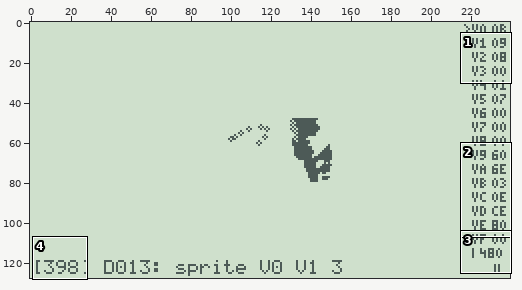
Sprite sheet -- screenshot.png. Above: a wide view before the commit, with the close-up outlined.
Close-up. Before the commit:
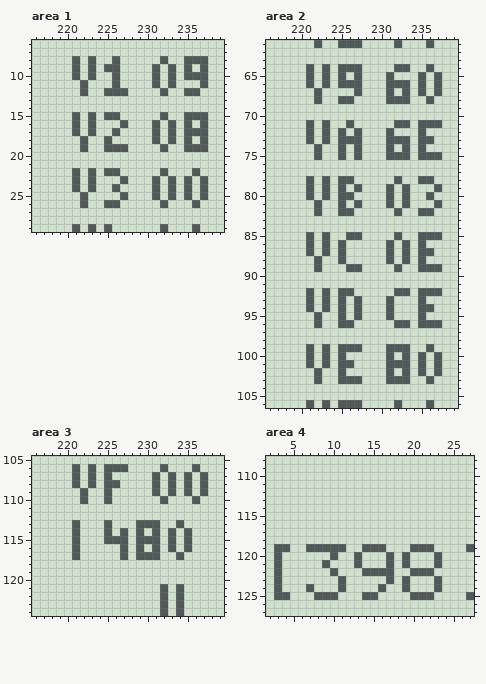
The file is 480x256 pixels, drawn in blocks of 2x2; one block is one cell here. Shown: area 1: x 216..239, y 6..29; area 2: x 216..239, y 61..106; area 3: x 216..239, y 105..124; area 4: x 2..27, y 108..127. The commit also changed other parts of the picture, which this record leaves out.
After the commit:
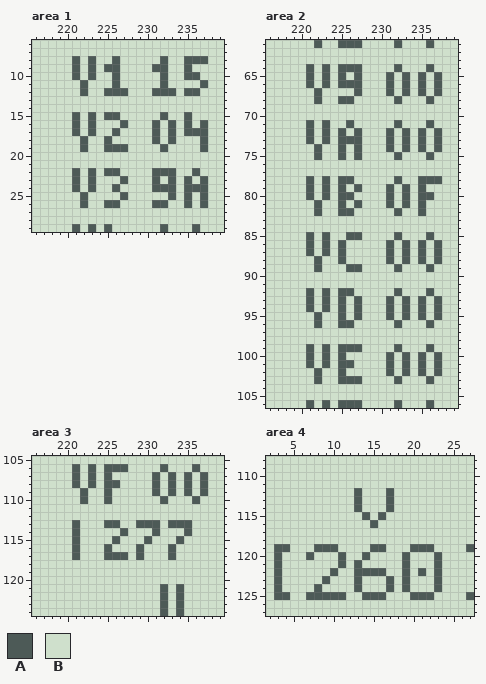
Palette (. is transparent): A #4d5a57  B #cfe0cc
Difference:
Area 1:
Colour A replaces colour B in rows 9 to 11 at x 232; in row 12 at x 231 and 233; in row 22 at x 231 and 233; in row 24 at x 232 and 236; in row 26 at x 231, 235 and 237.
Colour B replaces colour A in row 9 at x 233 and 237; in row 10 at x 231, 233 and 237; in row 11 at x 231 and 233; in row 15 at x 236 to 237; in row 18 at x 235; in row 19 at x 235 to 236.
Colour B replaces colour A in row 25 at x 231; in row 26 at x 236.
Area 2:
Colour A replaces colour B in row 65 at x 233; in row 72 at x 233 and 237; in rows 73 to 74 at x 237; in row 78 at x 237; in rows 79 to 81 at x 235; in rows 86 to 88 at x 237.
Colour A replaces colour B in rows 93 to 95 at x 233 and 237.
Colour B replaces colour A in row 64 at x 233; in row 66 at x 232; in row 68 at x 231 and 233; in row 71 at x 233, 235 and 237; in row 73 at x 232 and 236; in row 75 at x 231, 233, 235 and 237.
Colour B replaces colour A in row 79 at x 237; in row 81 at x 237; in row 82 at x 236; in row 85 at x 235 and 237; in row 87 at x 236; in row 89 at x 235 and 237.
Colour B replaces colour A in row 92 at x 233, 235 and 237; in row 94 at x 236; in row 96 at x 233, 235 and 237; in row 99 at x 231 and 233; in row 101 at x 232; in row 103 at x 231 and 233.
Area 3:
Colour A replaces colour B in row 113 at x 226, 233 and 235; in row 115 at x 234; in row 116 at x 225; in row 117 at x 225 to 226 and 233.
Colour B replaces colour A in row 114 at x 225, 229 and 233; in row 115 at x 225, 227, 229, 231, 233 and 235; in row 116 at x 227, 231 and 235; in row 117 at x 230 to 231 and 234.
Area 4:
Colour A replaces colour B in rows 112 to 114 at x 13 and 17; in row 115 at x 14 and 16; in row 116 at x 15; in row 120 at x 7, 11 and 14; in row 121 at x 11; in row 122 at x 13, 19 and 23.
Colour A replaces colour B in row 123 at x 9 and 13; in row 124 at x 8, 13 and 17; in row 125 at x 7, 11 and 16.
Colour B replaces colour A in row 119 at x 7, 11 and 14; in row 120 at x 10, 13 and 17; in row 121 at x 9 and 17; in row 122 at x 17, 20 and 22; in row 123 at x 11; in row 124 at x 7, 11 and 16.
